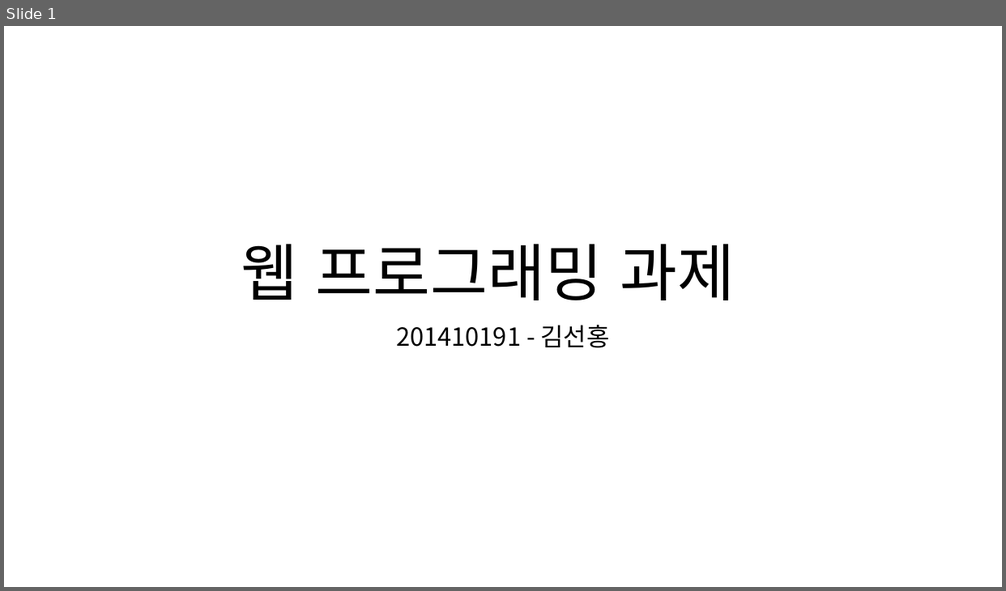
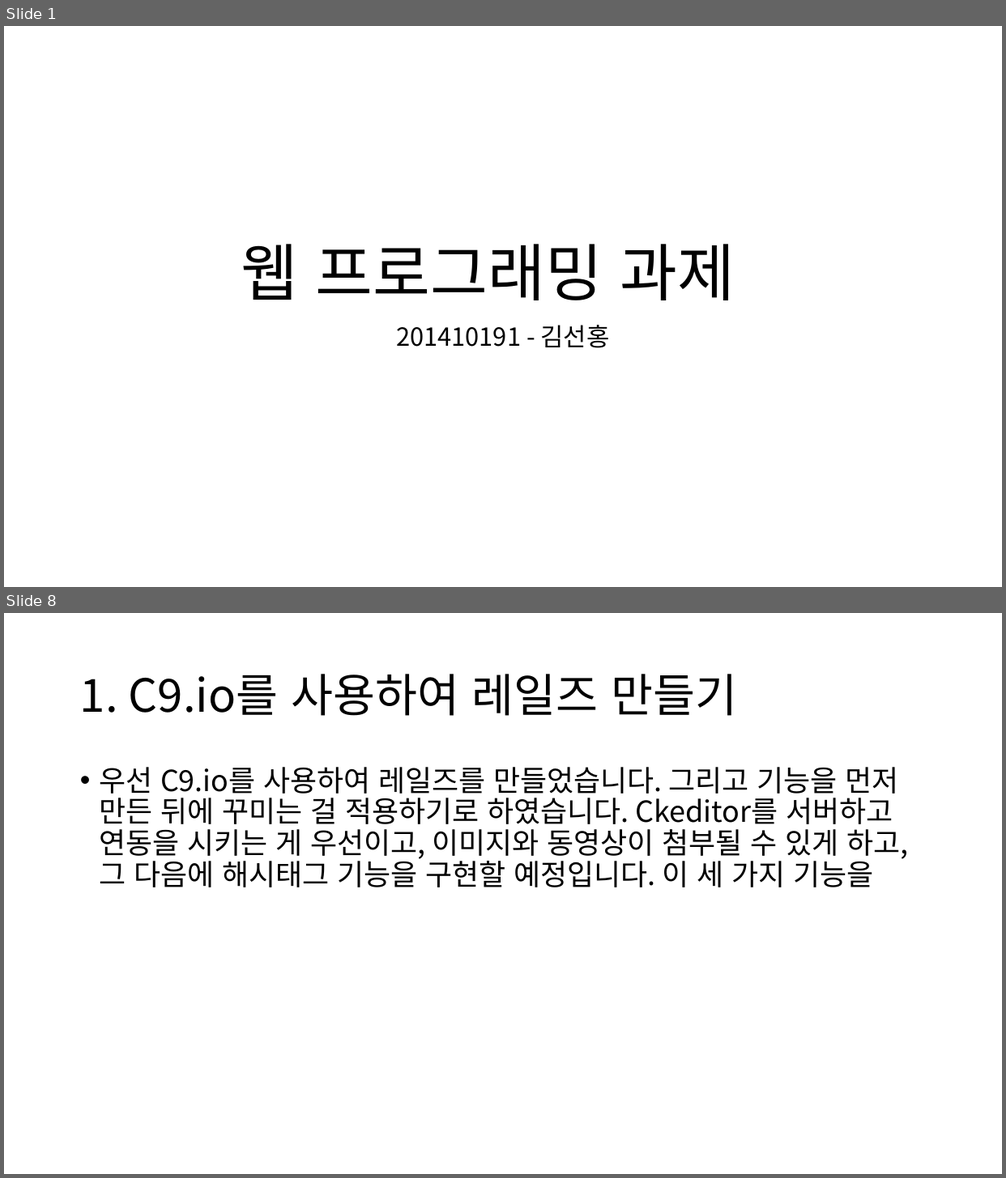
Before and after one commit to scarletbreeze/17-1_semester_webprogramming, a slide deck: webdiary만들기/웹프로그래밍과제.pptx. Shown one above the other, each under a label of ours: slide 1 before the commit, slides 1 and 8 after it; the slides between them are not shown. The pictures are 1006x591 and 1006x1178 pixels, drawn with LibreOffice and Linux fonts; fonts in the diff are those of the drawing. Boxes give left, top, right and bottom in pixels: in the first picture for what was removed or moved away, otherwise in the second. Text is boxed around its words. In the diff, an @@ line names an element or a change of style, - is before the commit and + after.

```diff
--- a/webdiary만들기/웹프로그래밍과제.pptx
+++ b/webdiary만들기/웹프로그래밍과제.pptx
@@ slide 8 added at (4, 613, 1002, 1174), background #FFFFFF @@
@@ title added at (80, 674, 738, 716), 44 pt, text #000000 @@
+1. C9.io를 사용하여 레일즈 만들기
@@ text added at (99, 767, 909, 888), 28 pt, text #000000 @@
+• 우선 C9.io를 사용하여 레일즈를 만들었습니다. 그리고 기능을 먼저 만든 뒤에 꾸미는 걸 적용하기로 하였습니다. Ckeditor를 서버하고 연동을 시키는 게 우선이고, 이미지와 동영상이 첨부될 수 있게 하고, 그 다음에 해시태그 기능을 구현할 예정입니다. 이 세 가지 기능을
```
Also in this commit, not shown: 4 slides changed, 4 other slides added, 5 other files.
